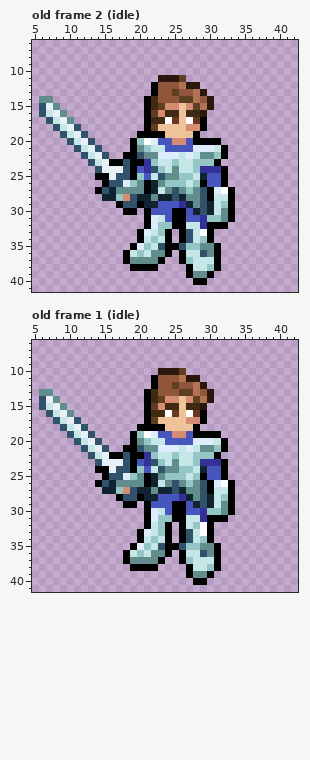
Pixel-art file, stored at src/assets/sprites/haven_swordsman/haven_swordsman.aseprite. Above: the version before the commit.
48x48 pixels, 2 frames. Colours within 5 levels of each other are drawn and written as one. Shown: old frame 2 (idle): x 5..42, y 6..41; old frame 1 (idle): x 5..42, y 6..41. The commit also changed other frames, which this record leaves out.
After the commit:
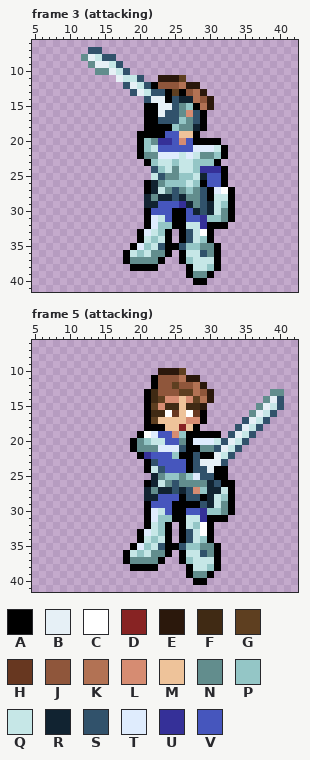
Palette (. is transparent): A #000000  B #e6f0f6  C #ffffff  D #872323  E #2b180c  F #402a14  G #5e3f20  H #673720  J #8f563b  K #b27254  L #d68c72  M #eec39a  N #628d8d  P #94c6c6  Q #c6e7e7  R #112331  S #31526b  T #dfecfd  U #353098  V #4656bd
A new or re-ordered frame is compared with the old frame closest to it.
Diff:
frames 2 -> 6
Changed rows in their new state; - is an unchanged pixel.
Frame 3 (attacking) is new; against old frame 2 (idle), layer "Layer 1":
first column x 6:
 7 -------SS---------------
 8 ------NBQSS-------------
 9 -------NBBQS------------
10 --------NNBQS-----------
11 -----------BQQS---------
12 ------------SBQS--------
13 -------------SBQSSA-A---
14 ..-------------SBBASRR--
15 ...-------------ABBSNPA-
16 ....------------ABSSNLSA
17 -....-----------ASSSPNS-
18 --....----------AAAPNNR-
19 ---....-----------VV----
20 ----....-----.APNUUV----
21 -----....----.A--V------
22 ------....--..A---------
23 -------........A--------
24 --------........--------
25 --------........--------
26 ---------......---------
27 --------.......---------
28 ---------......---------
29 -----------....---------
30 ------------..----------
Frame 5 (attacking) is new; against old frame 1 (idle), layer "Layer 1":
first column x 6:
13 ..-------------------------------NN
14 ...-----------------------------NBS
15 ....---------------------------NBQS
16 -....-------------------------NBQS-
17 --....-----------------------SBQS--
18 ---....-------.-----D-------SBQS---
19 ----....-----.A-----PA-----SBQS----
20 -----....-----------NA----SBQS-----
21 ------....--.-N-----SAA--SBQS------
22 -------.......--VVV-AASAABQS-------
23 --------.......A-VVVVASBBBS--------
24 --------.......A--VVVASSBA---------
25 ---------.......----NPTSSA---------
26 --------.......------N-NRSA--------
27 ---------......------SLPRR---------
28 -----------....-----ASSA-----------
29 ------------..-------AA------------
Pixel boxes of the changes (left, top, right, bottom) in both pictures:
changed: (39, 47, 207, 215)
changed: (39, 389, 284, 508)
